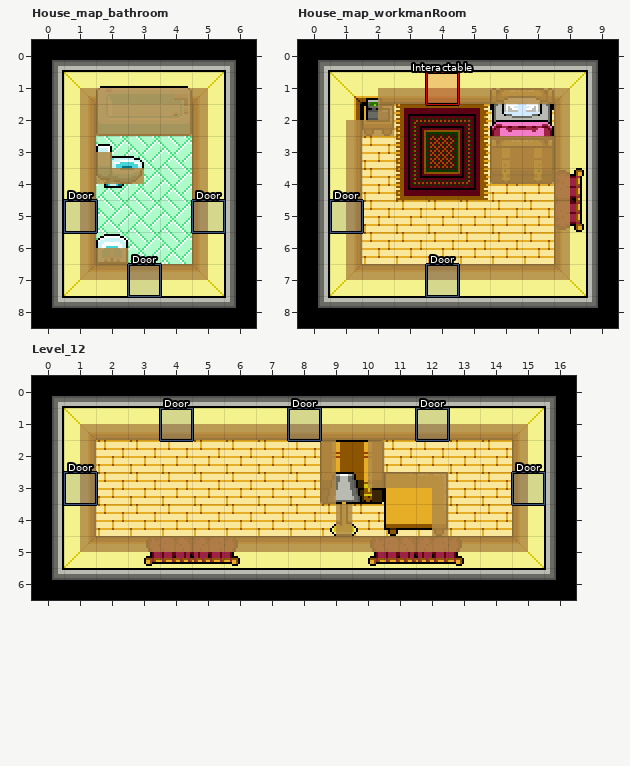
Two versions of a level (LDtk project, assets/world.ldtk). This is how it looked before the edit.
Cells are 16x16 px. Shown: House_map_bathroom x 0..6, y 0..8; House_map_workmanRoom x 0..9, y 0..8; Level_12 x 0..16, y 0..6. The commit also changed other parts of the map, which this record leaves out.
And afterwards:
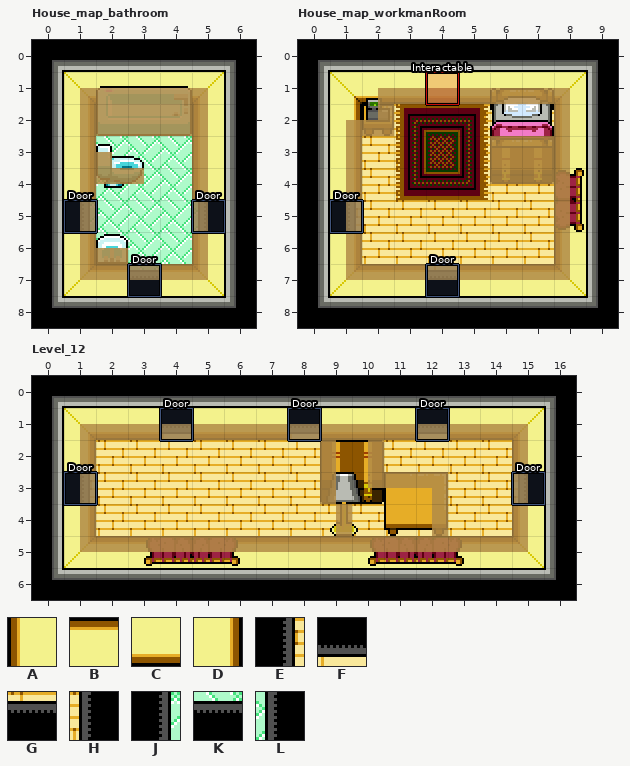
Key: from "InteriorTiles": A 8, B 9, C 16, D 17, E 1 under 88, F 1 under 89, G 1 under 96, H 1 under 97, J 2 under 88, K 2 under 96, L 2 under 97.
_ is an empty cell.
Changes in this commit:
Layer "Ground", House_map_bathroom:
y 5: x 1 D -> J; x 5 A -> L
y 7: x 3 B -> K
Layer "Ground", House_map_workmanRoom:
y 5: x 1 D -> E
y 7: x 4 B -> G
Layer "Ground", Level_12:
y 1: x 4 C -> F; x 8 C -> F; x 12 C -> F
y 3: x 1 D -> E; x 15 A -> H
